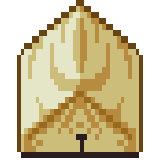
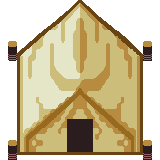
Layered file, before and after one edit (160x160). Changes by layer:
painted on "stakes" over bbox(8, 41, 152, 160)
painted on "tent" over bbox(17, 0, 143, 158)
